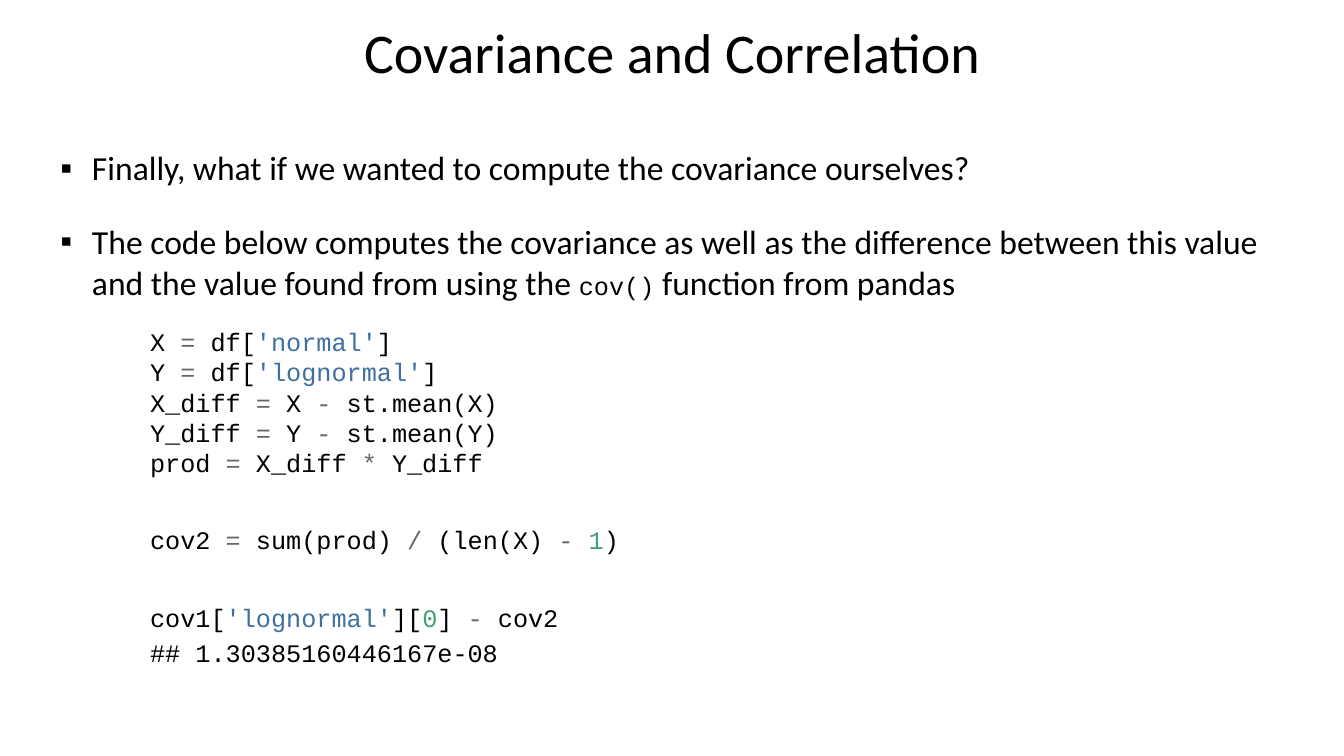
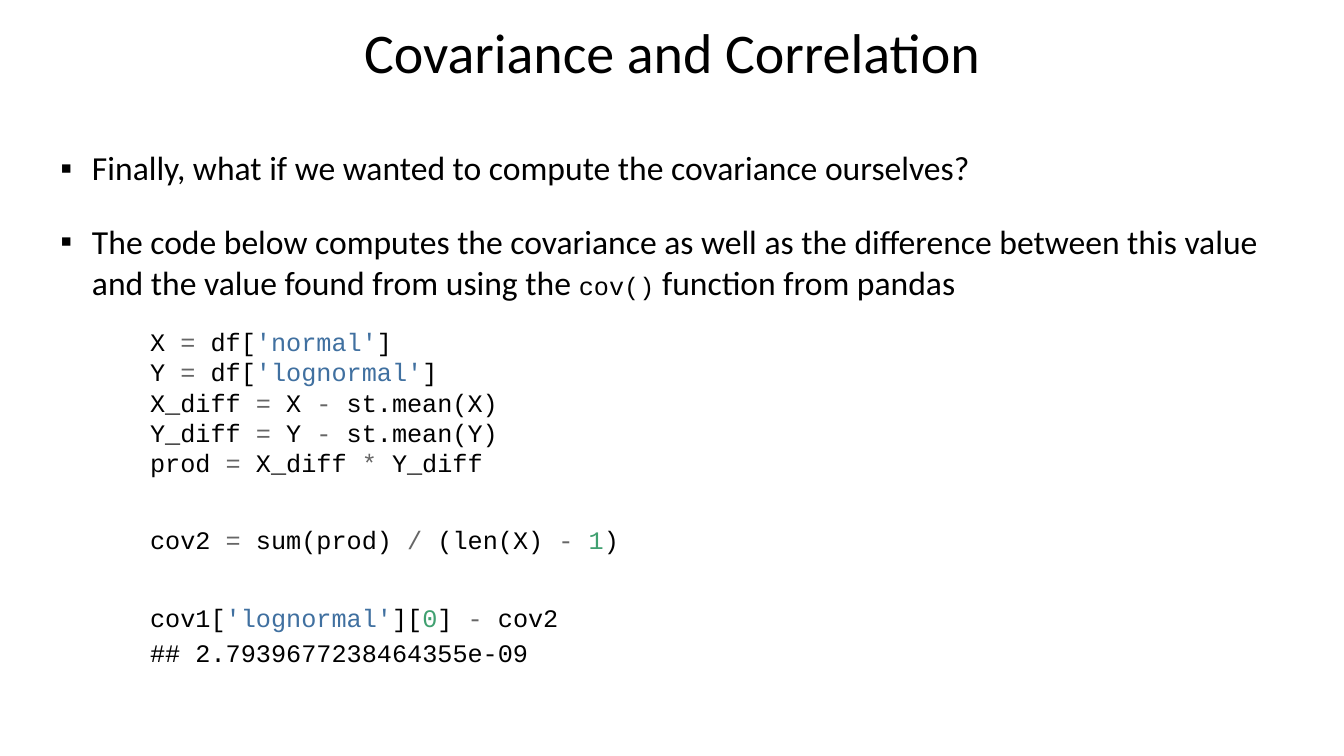
Before and after one commit to python-tutor/DASC500, a slide deck: slide 41 of descriptive_statistics/descriptive_stats.pptx (slide 42 before the commit). Drawn at 1344x756 pixels with LibreOffice and Linux fonts; fonts in the diff are those of the drawing. Boxes give left, top, right and bottom in pixels: in the first picture for what was removed or moved away, otherwise in the second. Text is boxed around its words. In the diff, an @@ line names an element or a change of style, - is before the commit and + after.

```diff
--- a/descriptive_statistics/descriptive_stats.pptx
+++ b/descriptive_statistics/descriptive_stats.pptx
@@ text at box(195, 645, 528, 663): text changed @@
-## 1.30385160446167e-08
+## 2.7939677238464355e-09
```
Also in this commit, not shown: 8 other slides changed, 1 slide removed.
